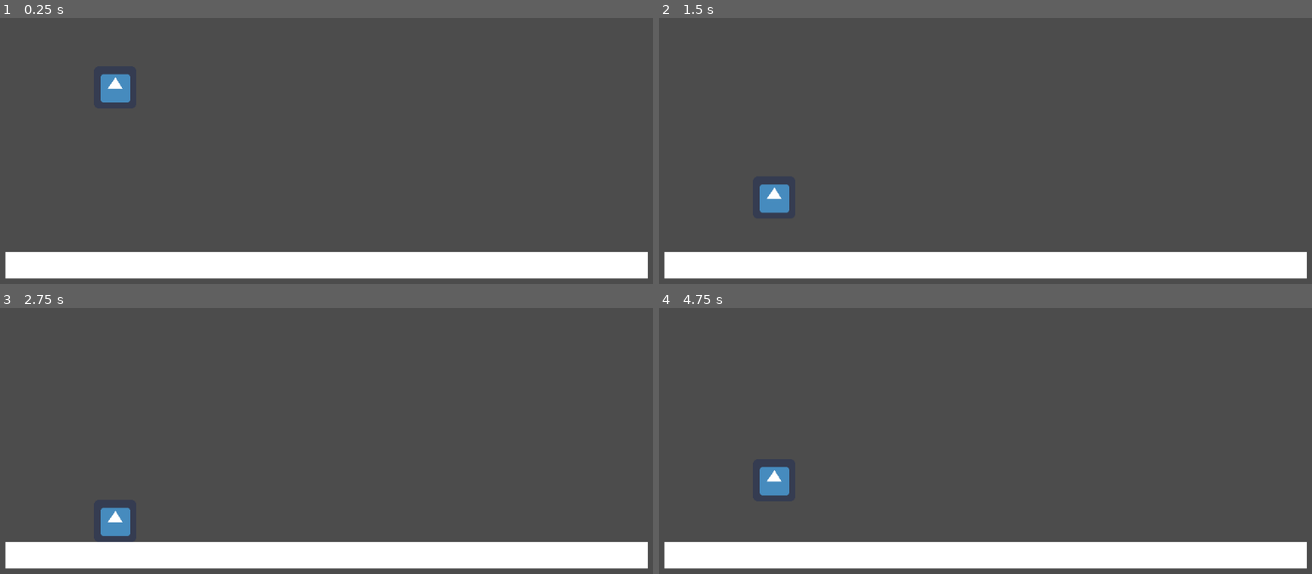
Above: before the commit, frames 1-4 (two rows, left to right).
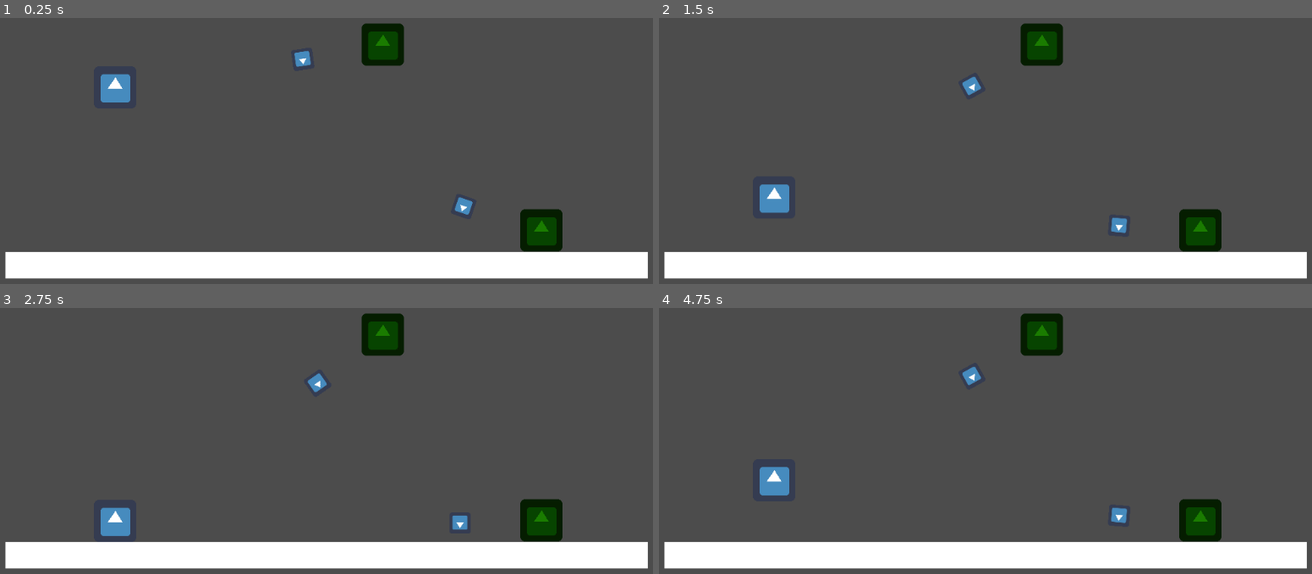
Above: after the commit, the same moments.

Repository: Dorishow/FlappyBirdLike
Game: Godot game, scene res://TestingScene/Testing.tscn
Same seed, same stepped clock (60 frames per second), same inputs: the game is played once before the commit and once after it. The project has no main scene, so this scene is started directly. The engine's default icon, where the game draws it, is replaced by a stand-in: a white triangle on a blue panel in a dark square.
Inputs:
- Up to frame 1 (0.25 s): no input
- Up to frame 2 (1.5 s): hold Up (ui_up) from 0.53 s (still down)
- Up to frame 3 (2.75 s): tap Enter at 2 s; release Up (ui_up) at 2.03 s
- Up to frame 4 (4.75 s): tap Space at 2.75 s; hold Up (ui_up) 2.78-4.28 s; tap Enter at 4.25 s; tap Up (ui_up) at 4.52 s

The runs differ from the first frame. In frame 1, 2.3% of the frame differs, in the area x 45-87%, y 1-88%; in frame 2, 2.3%, in the area x 46-87%, y 1-88%; in frame 3, 2.3%; in frame 4, 2.3%.

Commit message:
feat: add Enemies who look at the bird

Diff:
--- a/TestingScene/Testing.tscn
+++ b/TestingScene/Testing.tscn
@@ -1,10 +1,31 @@
-[gd_scene load_steps=3 format=2]
+[gd_scene load_steps=5 format=2]
 
 [ext_resource path="res://bird/Bird.tscn" type="PackedScene" id=1]
 [ext_resource path="res://TestingScene/Ground.tscn" type="PackedScene" id=2]
+[ext_resource path="res://enemies/cat/Cat.tscn" type="PackedScene" id=3]
+
+[sub_resource type="GDScript" id=1]
+script/source = "extends Node2D
+
+
+func _physics_process(delta):
+	var birdPosition = $Bird.global_position
+	$Cat/TargetCursor.updateTarget(birdPosition)
+	$Cat2/TargetCursor.updateTarget(birdPosition)
+"
 
 [node name="TestingScene" type="Node2D"]
+script = SubResource( 1 )
 
 [node name="Bird" parent="." instance=ExtResource( 1 )]
 
+[node name="Camera2D" type="Camera2D" parent="Bird"]
+position = Vector2( 316, 139 )
+
 [node name="Ground" parent="." instance=ExtResource( 2 )]
+
+[node name="Cat" parent="." instance=ExtResource( 3 )]
+position = Vector2( 841, 407 )
+
+[node name="Cat2" parent="." instance=ExtResource( 3 )]
+position = Vector2( 601, 125 )
--- /dev/null
+++ b/enemies/cat/Cat.gd
@@ -0,0 +1,8 @@
+extends KinematicBody2D
+
+func _ready():
+	pass
+
+func _physics_process(delta):
+
+	pass
--- /dev/null
+++ b/enemies/cat/Cat.tscn
@@ -0,0 +1,33 @@
+[gd_scene load_steps=6 format=2]
+
+[ext_resource path="res://icon.png" type="Texture" id=1]
+[ext_resource path="res://enemies/cat/Cat.gd" type="Script" id=2]
+[ext_resource path="res://enemies/cat/TargetCursor.gd" type="Script" id=3]
+
+[sub_resource type="CircleShape2D" id=1]
+radius = 30.4138
+
+[sub_resource type="CircleShape2D" id=2]
+radius = 126.099
+
+[node name="Cat" type="KinematicBody2D" groups=["enemies"]]
+position = Vector2( 331, 269 )
+script = ExtResource( 2 )
+
+[node name="Sprite" type="Sprite" parent="."]
+modulate = Color( 0.105882, 0.490196, 0, 1 )
+texture = ExtResource( 1 )
+
+[node name="Collision" type="CollisionShape2D" parent="."]
+shape = SubResource( 1 )
+
+[node name="ObservableRange" type="CollisionShape2D" parent="."]
+shape = SubResource( 2 )
+
+[node name="TargetCursor" type="Node2D" parent="."]
+script = ExtResource( 3 )
+
+[node name="Sprite" type="Sprite" parent="TargetCursor"]
+position = Vector2( 123, -4 )
+scale = Vector2( 0.5, 0.5 )
+texture = ExtResource( 1 )
--- /dev/null
+++ b/enemies/cat/TargetCursor.gd
@@ -0,0 +1,7 @@
+extends Node2D
+
+var targetToLook = Vector2()
+
+func _physics_process(delta): look_at(targetToLook)
+
+func updateTarget(coordinate): targetToLook = coordinate
--- /dev/null
+++ b/enemies/tools/spawner.tscn
@@ -0,0 +1,3 @@
+[gd_scene format=2]
+
+[node name="spawner" type="Node2D"]
